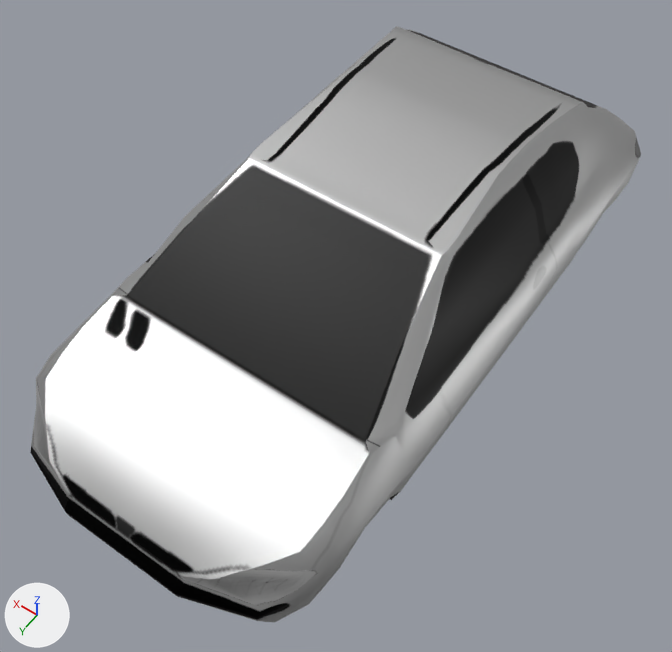
A saved change to the glTF model public/models/lpc/lp-compacte-verte.glb.
Before and after are seen from a 50 mm lens placed at (1.73, 13.57, 5.89), pointed at (4.06, 10.32, 0.77). Every picture has the same lights, and +X, +Y and +Z are marked at lower left. The first picture is the older version. Where no turn or scale is listed for an object, it has been applied to the vertices.

Before the edit, the objects in view are built like this:
```python
me_object_40 = bpy.data.meshes.new('Object_40')
me_object_40.from_pydata(...)  # 485 vertices, 966 faces; spans x 2.97..5.33, y 7.59..12.4, z 0.23..1.82
me_object_40.materials.append(mat_blinn4sg)  # picture img_image_0
ob_object_42 = bpy.data.objects.new('Object_42', me_object_40)
ob_object_42.location = (0.0, 0.0, 0.0)
```
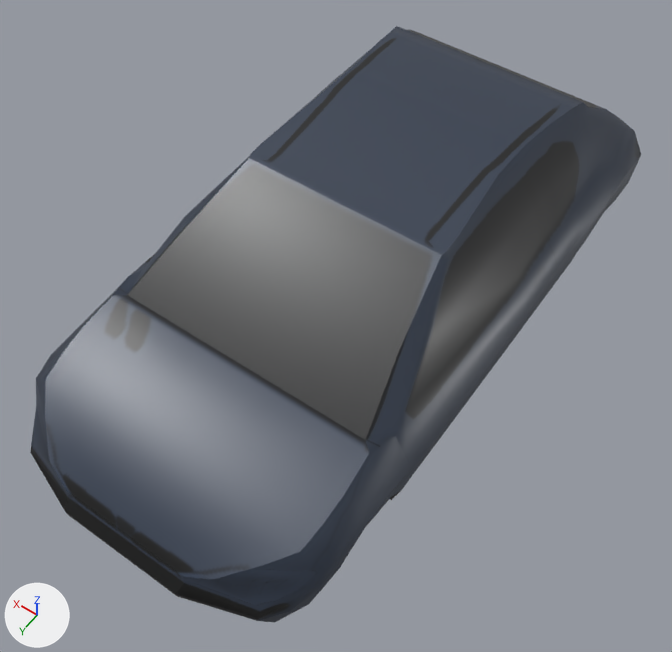
Pixel boxes [x1, y1, x2, y2] of what changed, in the pictures (672 x 652 px):
'Object_42', recoloured: [30, 26, 641, 623] in both

Edits to the bpy script that builds the scene:
```text
Add mat_practice_clay:
    mat_practice_clay = bpy.data.materials.new('practice-clay')
    # colours: dark blue #3b4a62
    # uses the picture img_image_0
Change me_object_40:
    where me_object_40.from_pydata(...)  # 485 vertices, 966 faces; spans x 2.97..5.33, y 7.59..12.4, z 0.23..1.82
    remove me_object_40.materials.append(mat_blinn4sg)  # picture img_image_0
    add me_object_40.materials.append(mat_practice_clay)
```
